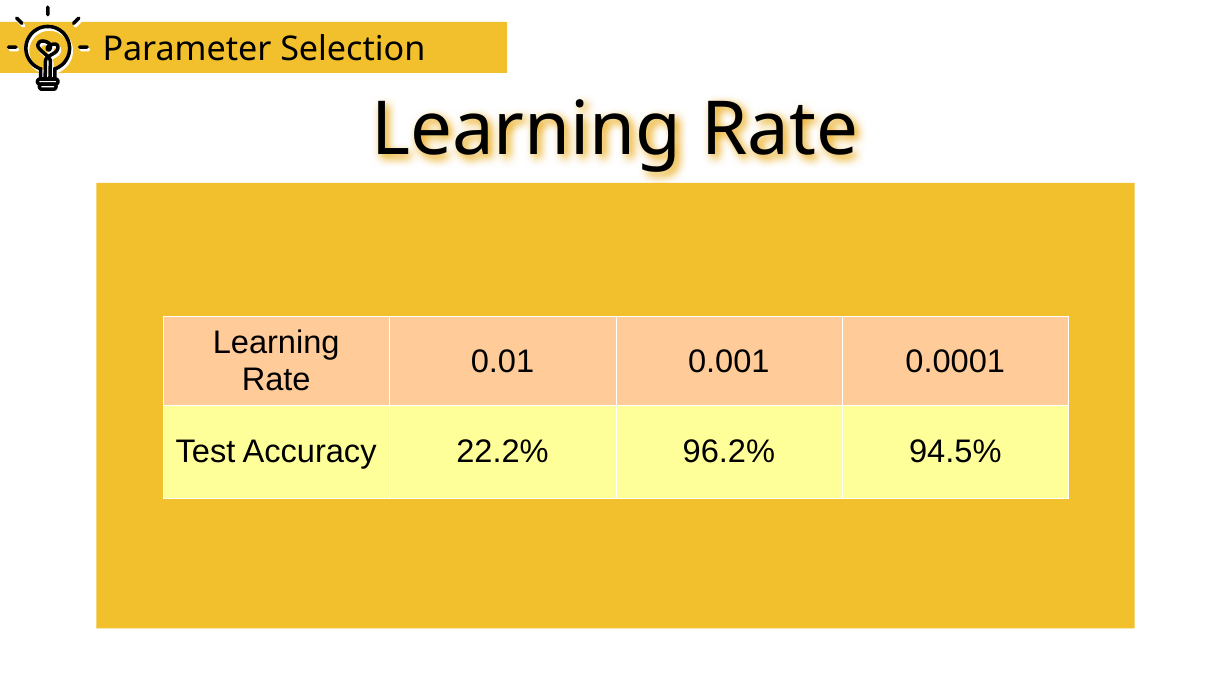
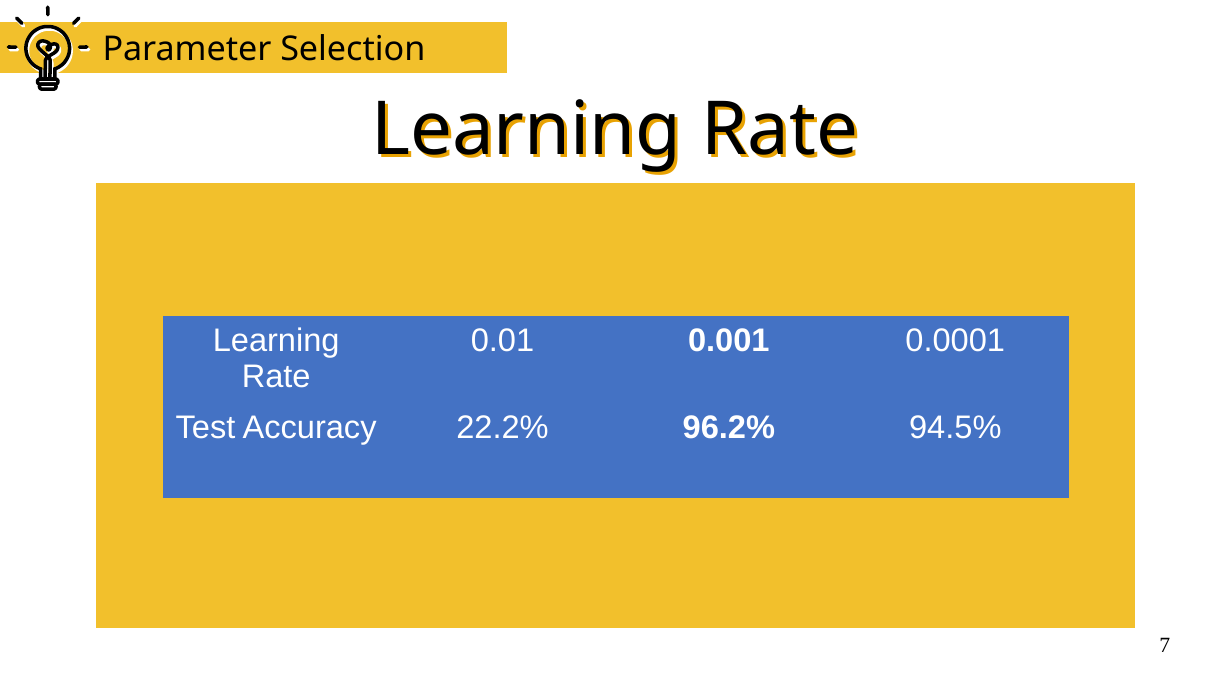
Before and after one commit to jteles277/Image_Classification_Problem, a slide deck: slide 7 of docs/powerpoint.odp (slide 6 before the commit). Drawn at 1232x693 pixels with LibreOffice and Linux fonts; fonts in the diff are those of the drawing. Boxes give left, top, right and bottom in pixels: in the first picture for what was removed or moved away, otherwise in the second. Text is boxed around its words. In the diff, an @@ line names an element or a change of style, - is before the commit and + after.

```diff
--- a/docs/powerpoint.odp
+++ b/docs/powerpoint.odp
@@ outline redrawn in 6 elements at bbox=[0, 22, 508, 74], bbox=[96, 183, 1135, 629], bbox=[28, 29, 72, 82], bbox=[39, 44, 59, 82], bbox=[26, 27, 69, 79], bbox=[38, 41, 58, 79] @@
@@ table at bbox=[163, 316, 1071, 499] @@
@@ fill #FFCC99 to #4472C4 in row 1 @@
@@ fill #FFFF99 to #4472C4 in row 2 @@
@@ text colour #000000 to #FFFFFF @@
@@ bold on in "0.001", "96.2%" @@
@@ borders changed @@
@@ page number added at bbox=[1159, 637, 1170, 652], 14 pt, text #000000 @@
+7
```
Also in this commit, not shown: 15 other slides changed, 19 other files.
